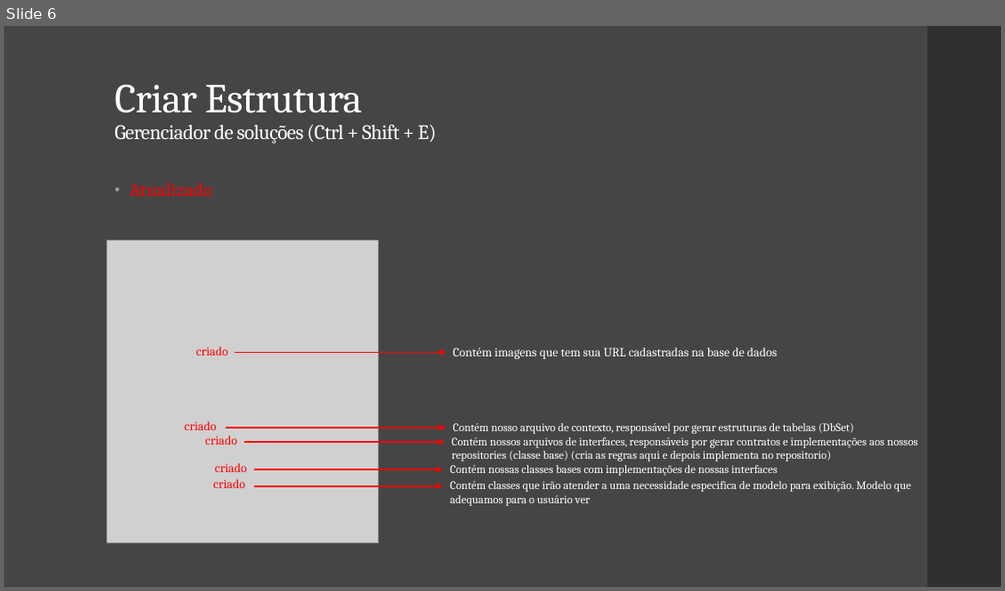
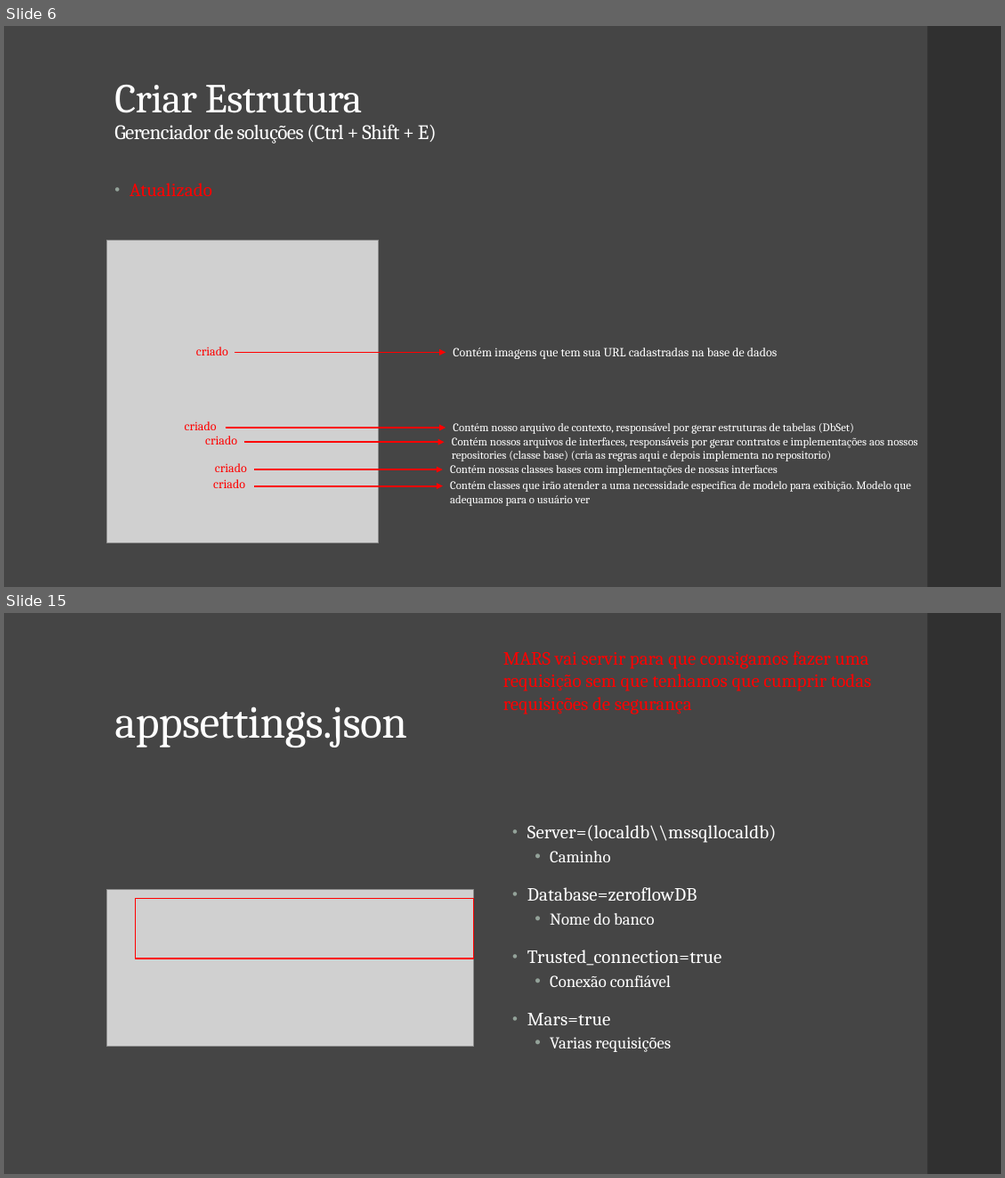
Before and after one commit to Filipe-Alexandre/TIPI04, a slide deck: aulas/saida-02-Back-end/Csharp/DocumentacaoMVC.pptx. Shown one above the other, each under a label of ours: slide 6 before the commit, slides 6 and 15 after it; the slides between them are not shown. The pictures are 1005x591 and 1005x1178 pixels, drawn with LibreOffice and Linux fonts; fonts in the diff are those of the drawing; grey boxes stand for pictures. Boxes give left, top, right and bottom in pixels: in the first picture for what was removed or moved away, otherwise in the second. Text is boxed around its words. In the diff, an @@ line names an element or a change of style, - is before the commit and + after.

```diff
--- a/aulas/saida-02-Back-end/Csharp/DocumentacaoMVC.pptx
+++ b/aulas/saida-02-Back-end/Csharp/DocumentacaoMVC.pptx
@@ slide 15 added at [4, 613, 1001, 1174], background #454545; not listed: 1 template element that a slide beside it also shows @@
@@ text added at [503, 651, 872, 714], 18 pt, text #FF0000 @@
+MARS vai servir para que consigamos fazer uma requisição sem que tenhamos que cumprir todas requisições de segurança
@@ title added at [114, 706, 407, 747], 44 pt, text #FFFFFF @@
+appsettings.json
@@ text added at [527, 825, 776, 1052], 18 pt, text #FFFFFF @@
+• Server=(localdb\\mssqllocaldb)
+  • Caminho
+• Database=zeroflowDB
+  • Nome do banco
+• Trusted_connection=true
+  • Conexão confiável
+• Mars=true
+  • Varias requisições
@@ picture added at [107, 890, 474, 1046] @@
@@ rectangle added at [136, 899, 474, 958], outline #FF0000 1.1 pt @@
```
Also in this commit, not shown: 10 other slides added.
